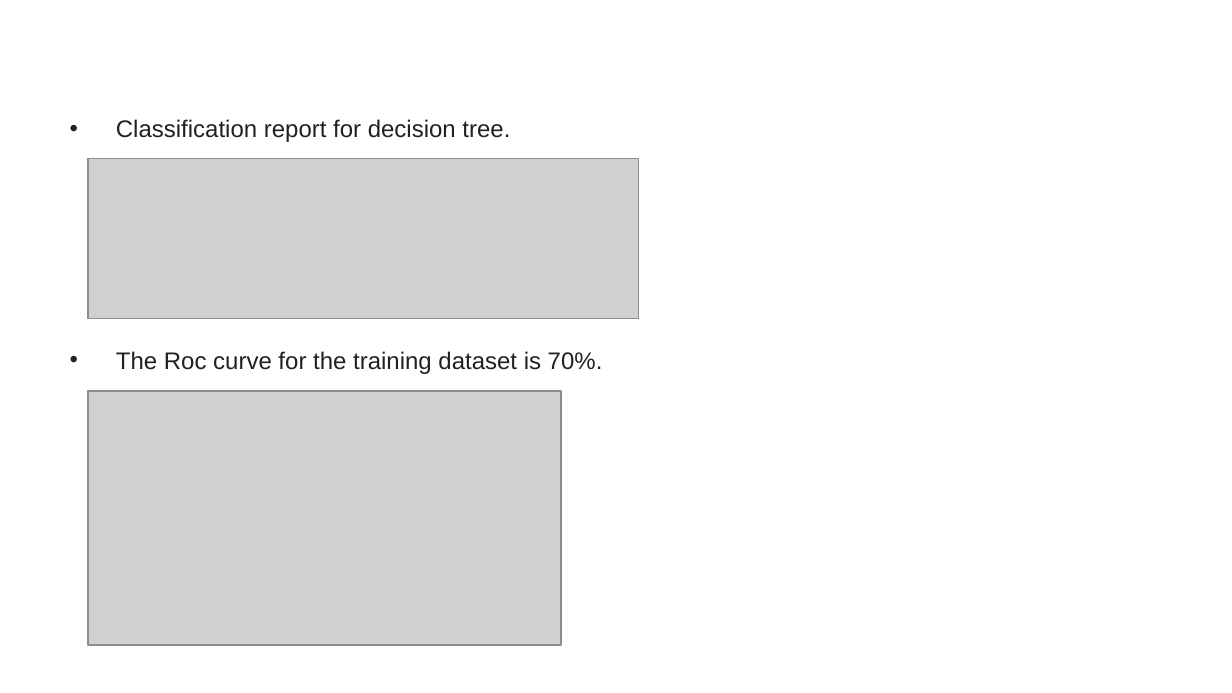
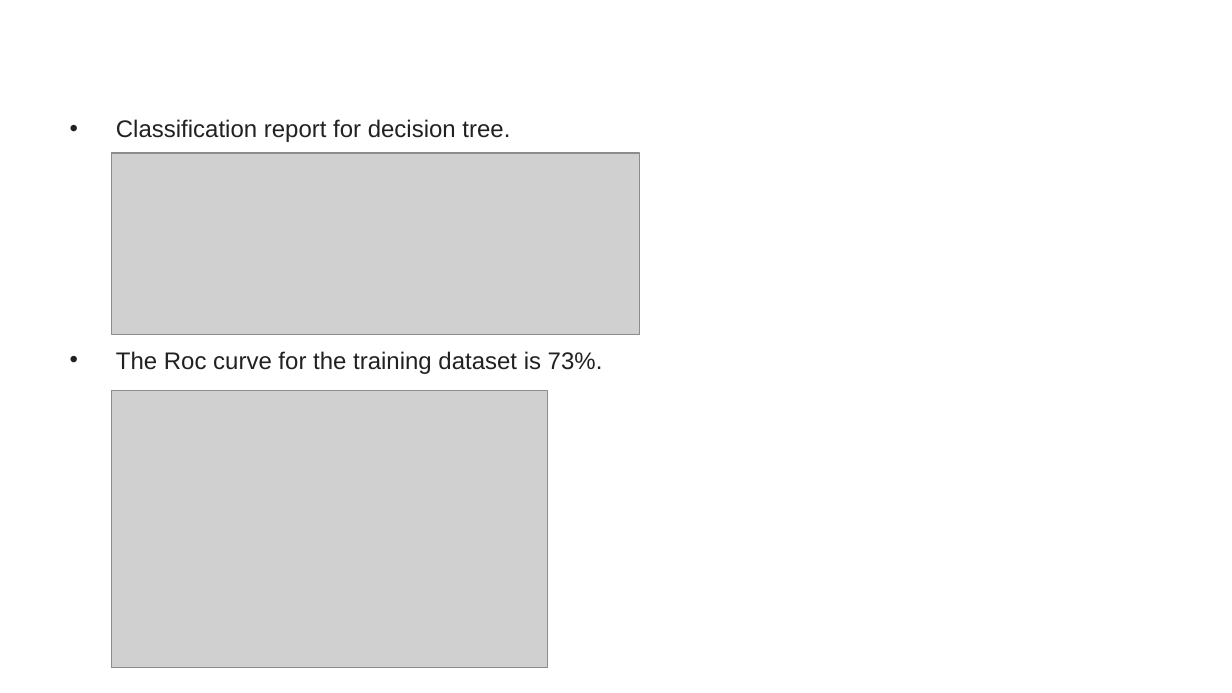
Before and after one commit to Thurab/Company_Bankruptcy_prediction_Classification_usecase, a slide deck: slide 12 of CapstoneProject_Company_Bankruptcy_prediction.pptx. Drawn at 1232x693 pixels with LibreOffice and Linux fonts; fonts in the diff are those of the drawing; grey boxes stand for pictures; background and template pictures are left out. Boxes give left, top, right and bottom in pixels: in the first picture for what was removed or moved away, otherwise in the second. Text is boxed around its words. In the diff, an @@ line names an element or a change of style, - is before the commit and + after.

```diff
--- a/CapstoneProject_Company_Bankruptcy_prediction.pptx
+++ b/CapstoneProject_Company_Bankruptcy_prediction.pptx
@@ picture: place and size @@
-picture at [87,159,638,319]
+picture at [111,153,639,334]
@@ text at [116,351,603,374]: text changed @@
-• The Roc curve for the training dataset is 70%.
+• The Roc curve for the training dataset is 73%.
@@ picture: place and size @@
-picture at [87,391,561,644]
+picture at [111,391,547,668]
```
Also in this commit, not shown: 16 other slides changed, 6 slides added, 6 slides removed, 2 other files.
